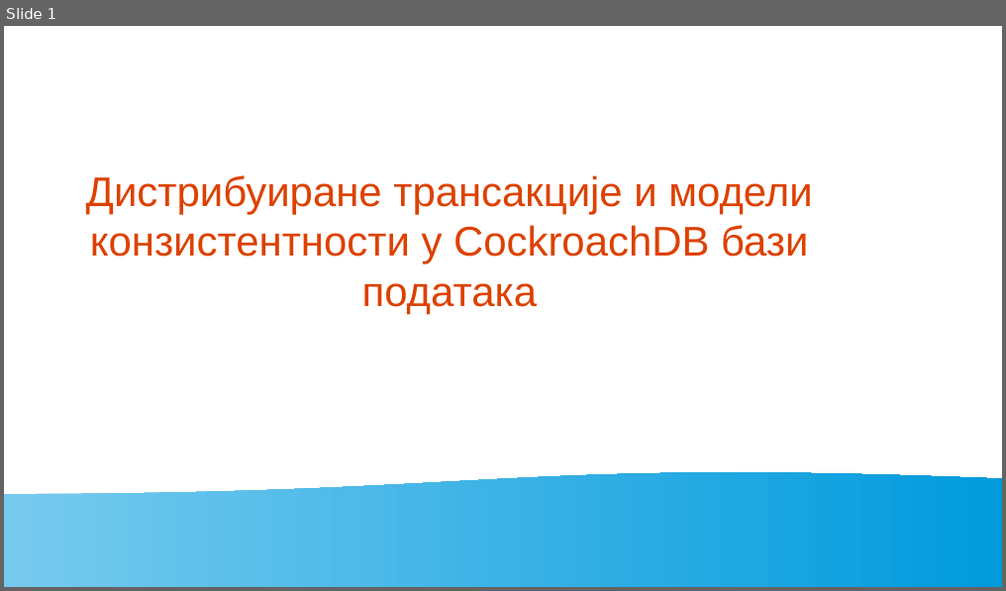
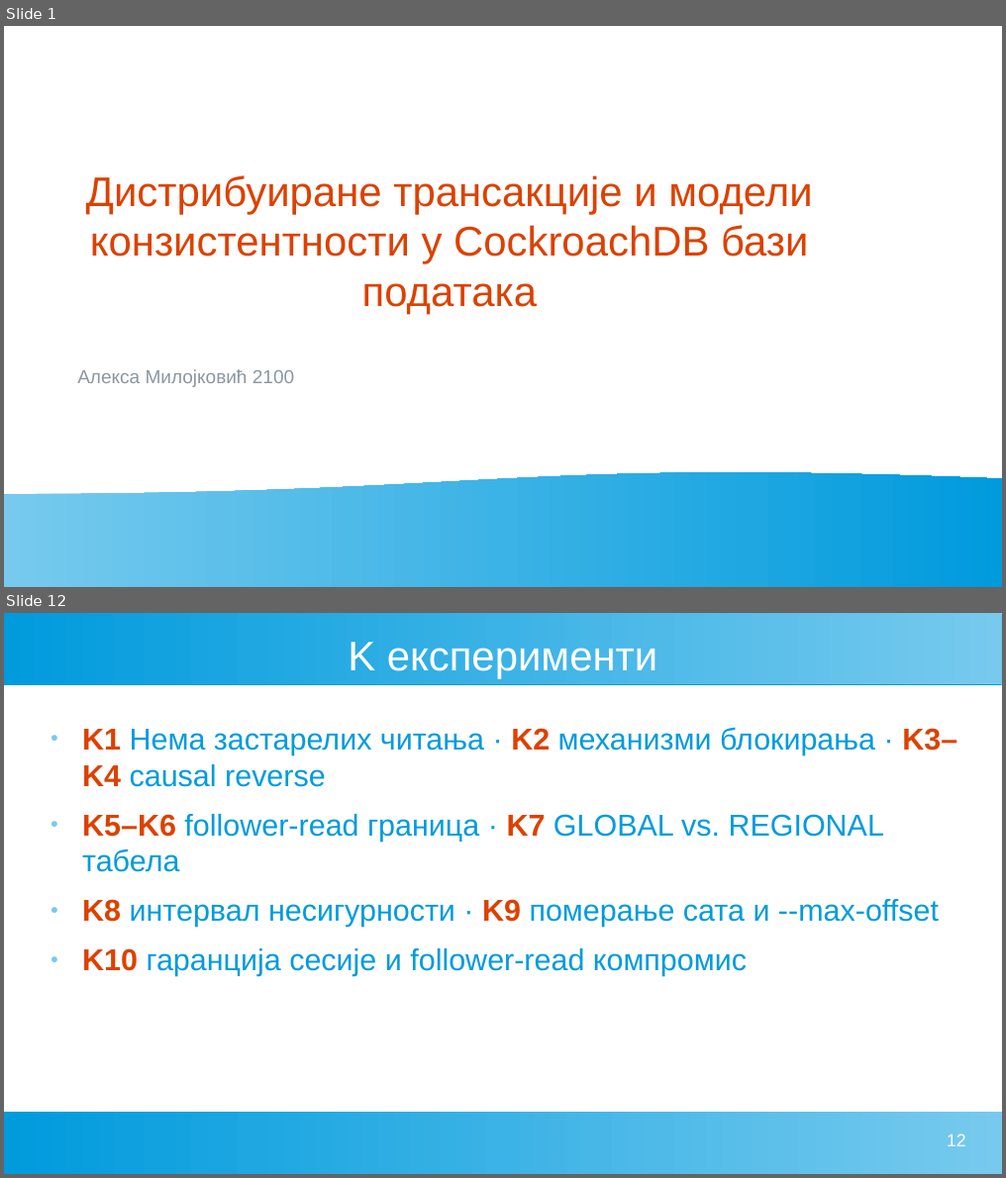
Before and after one commit to AleksaMilojkovic17252/db-seminar-2, a slide deck: seminar.odp. Shown one above the other, each under a label of ours: slide 1 before the commit, slides 1 and 12 after it; the slides between them are not shown. The pictures are 1006x591 and 1006x1178 pixels, drawn with LibreOffice and Linux fonts; fonts in the diff are those of the drawing. Boxes give left, top, right and bottom in pixels: in the first picture for what was removed or moved away, otherwise in the second. Text is boxed around its words. In the diff, an @@ line names an element or a change of style, - is before the commit and + after.

```diff
--- a/seminar.odp
+++ b/seminar.odp
@@ slide 12 added at (4,613,1002,1174), background #FFFFFF @@
@@ rectangle added at (4,613,1002,684), fill gradient #77CAEE to #75C9EE to #73C9ED to #71C8ED to #6FC7ED to #6EC6ED @@
@@ title added at (348,642,657,679), 33 pt, text #FFFFFF @@
+K експерименти
@@ text added at (82,727,957,976), 24 pt, text #009BDD @@
+● K1 Нема застарелих читања · K2 механизми блокирања · K3–K4 causal reverse
+● K5–K6 follower-read граница · K7 GLOBAL vs. REGIONAL табела
+● K8 интервал несигурности · K9 померање сата и --max-offset
+● K10 гаранција сесије и follower-read компромис
@@ rectangle added at (4,1112,1002,1174), fill gradient #77CAEE to #75C9EE to #73C9ED to #71C8ED to #6FC7ED to #6EC6ED @@
@@ page number added at (946,1134,966,1147), 14 pt, text #FFFFFF @@
+12
@@ slide 1 changed as well @@
@@ text added at (77,370,294,387), 15 pt, text #8A97A3 @@
+Алекса Милојковић 2100
```
Also in this commit, not shown: 1 other slide changed, 17 other slides added, 6 slides removed, 1 other file.
